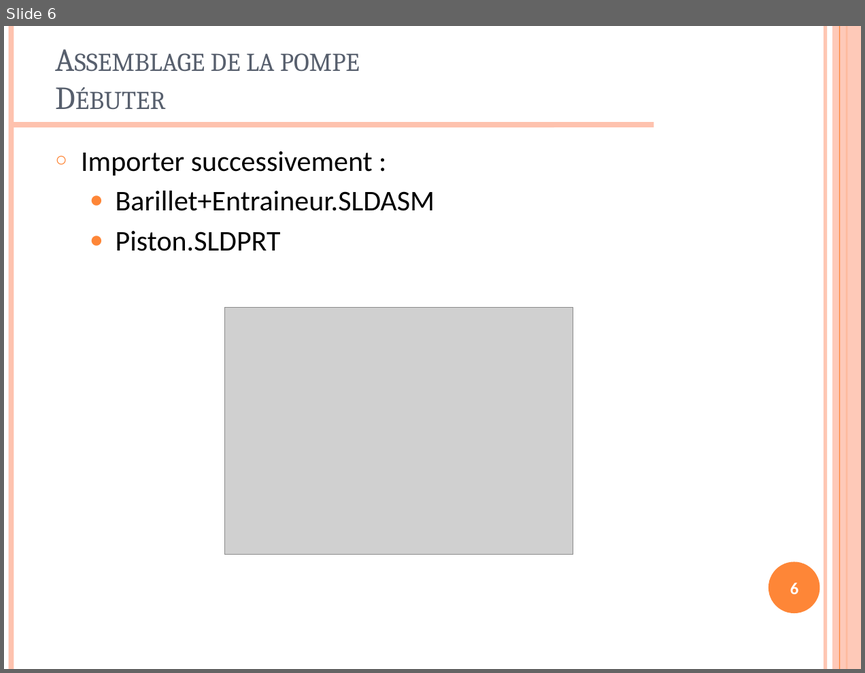
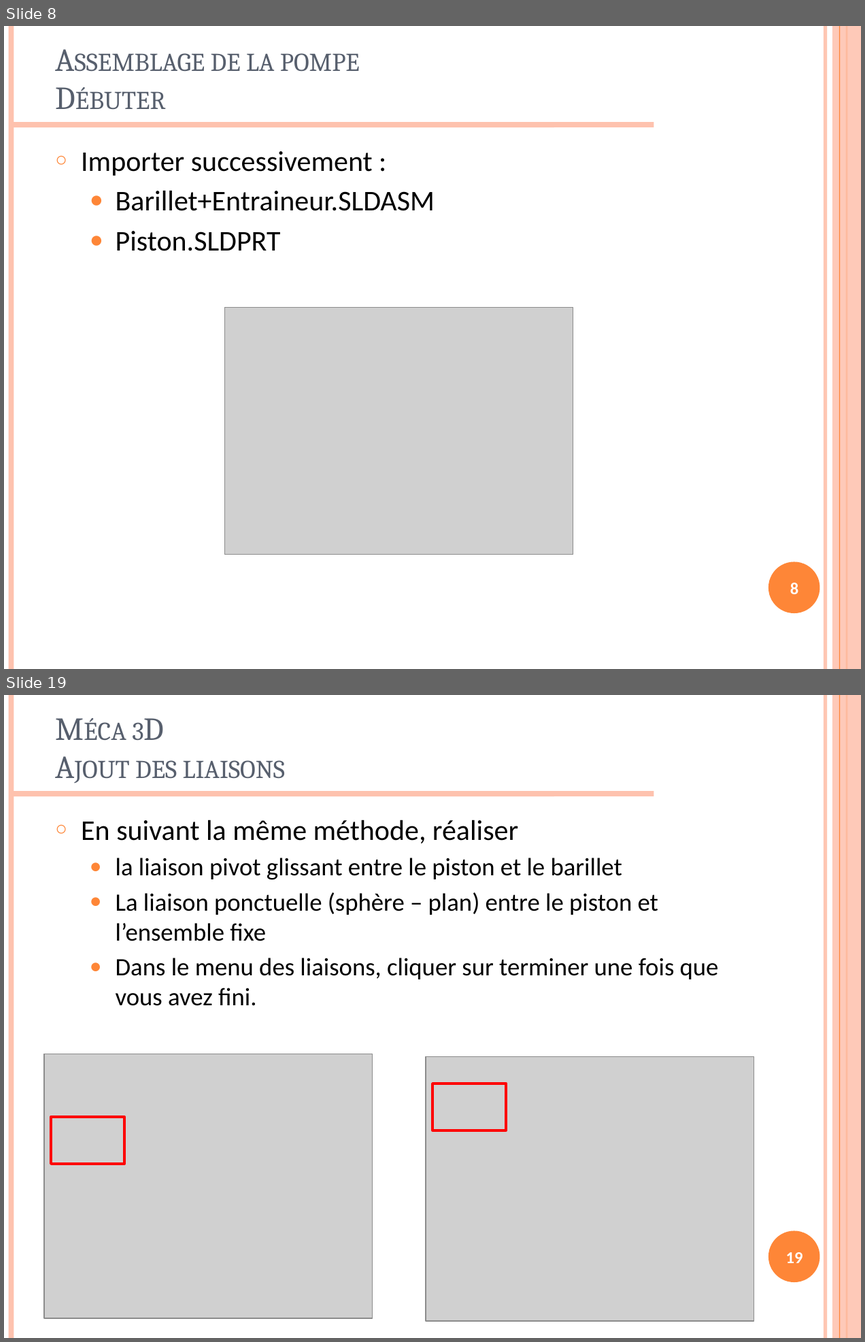
Before and after one commit to xpessoles/TP_2014_2015, a slide deck: TP_02_SW_Meca3D_Assemblage_Pompe/TP_02_SW_Assemblage_Pompe_PPT.pptx. Shown one above the other, each under a label of ours: slide 6 before the commit, slides 8 and 19 after it; the slides between them are not shown. The pictures are 865x673 and 865x1342 pixels, drawn with LibreOffice and Linux fonts; fonts in the diff are those of the drawing; grey boxes stand for pictures; background and template pictures are left out. Boxes give left, top, right and bottom in pixels: in the first picture for what was removed or moved away, otherwise in the second. Text is boxed around its words. In the diff, an @@ line names an element or a change of style, - is before the commit and + after.

```diff
--- a/TP_02_SW_Meca3D_Assemblage_Pompe/TP_02_SW_Assemblage_Pompe_PPT.pptx
+++ b/TP_02_SW_Meca3D_Assemblage_Pompe/TP_02_SW_Assemblage_Pompe_PPT.pptx
@@ slide 19 added at (4,695,861,1338), background #FFFFFF; not listed: 7 template elements that a slide beside it also shows @@
@@ title added at (135,760,285,779), 27 pt, text #575F6D, small capitals @@
+Méca 3D
+Ajout des liaisons
@@ text added at (81,819,719,1006), 21 pt, text #000000 @@
+○ En suivant la même méthode, réaliser
+  ● la liaison pivot glissant entre le piston et le barillet
+  ● La liaison ponctuelle (sphère – plan) entre le piston et l’ensemble fixe
+  ● Dans le menu des liaisons, cliquer sur terminer une fois que vous avez fini.
@@ picture added at (44,1054,373,1318) @@
@@ picture added at (426,1057,753,1321) @@
@@ rectangle added at (432,1083,506,1130), outline #FF0000 2 pt @@
@@ rectangle added at (51,1117,125,1164), outline #FF0000 2 pt @@
@@ page number added at (786,1252,803,1263), 14 pt, text #FFFFFF, bold @@
+19
@@ what was slide 6 is now slide 8 @@
@@ page number at (790,582,798,594): text changed @@
-6
+8
```
Also in this commit, not shown: 1 slide changed, 22 other slides added, 1 slide removed, 45 other files.
